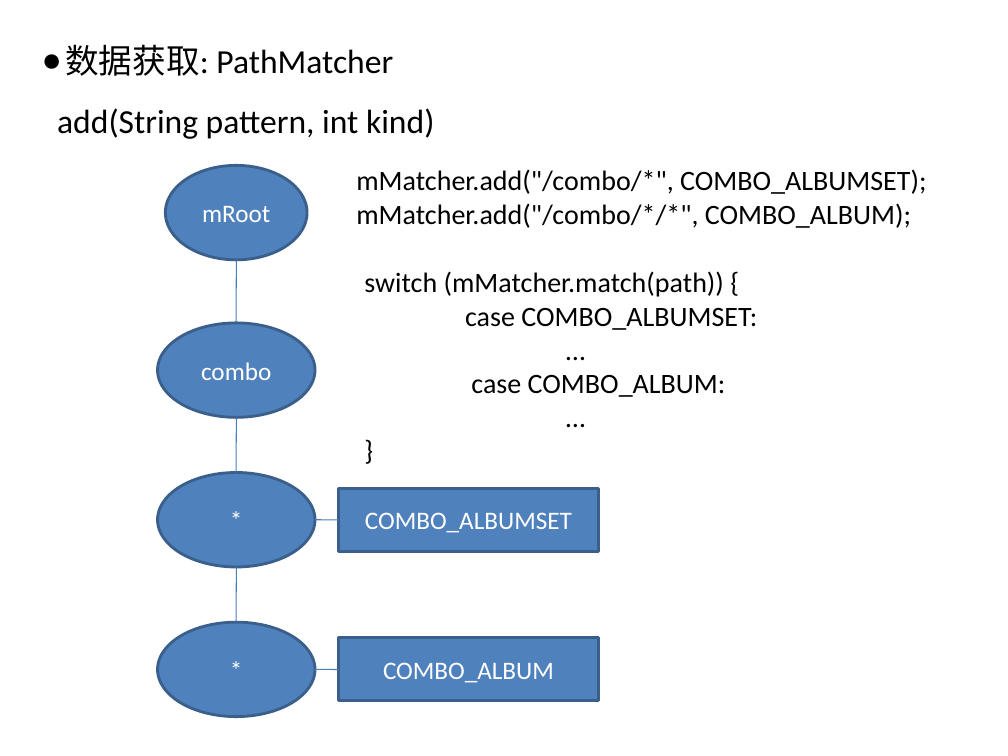
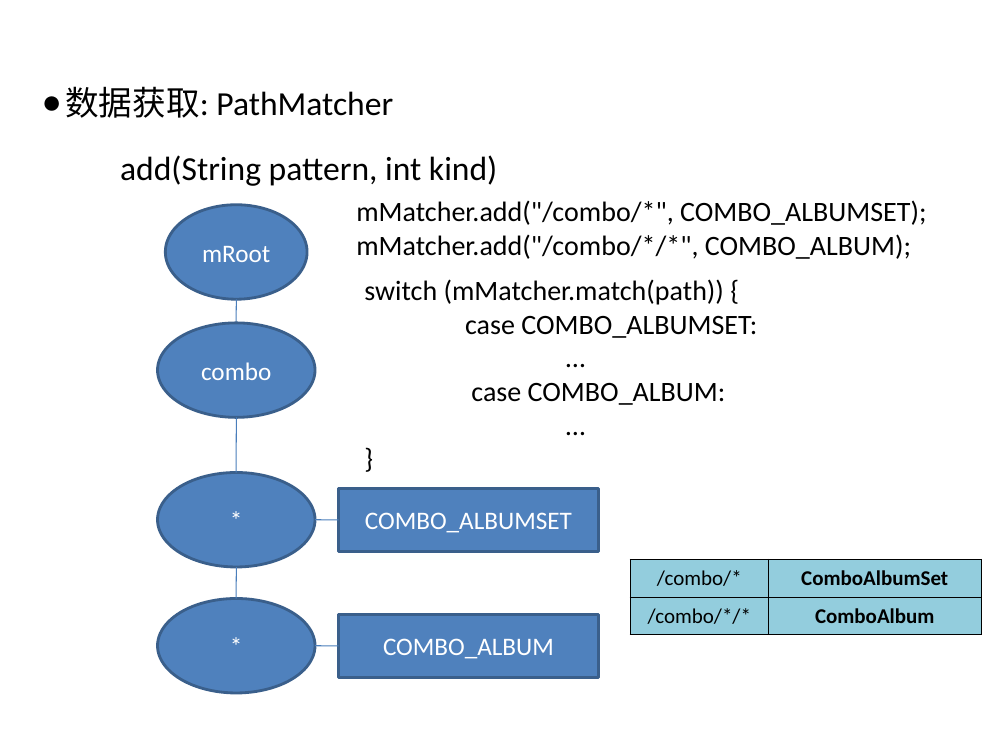
Before and after one commit to littlePunk/-, a slide deck: slide 6 of 11月25号答辩准备.pptx. Drawn at 1008x756 pixels with LibreOffice and Linux fonts; fonts in the diff are those of the drawing; background and template pictures are left out. Boxes give left, top, right and bottom in pixels: in the first picture for what was removed or moved away, otherwise in the second. Text is boxed around its words. In the diff, an @@ line names an element or a change of style, - is before the commit and + after.

Commit message:
update the ppt and uml

```diff
--- a/11月25号答辩准备.pptx
+++ b/11月25号答辩准备.pptx
@@ title "数据获取: PathMatcher": place and size @@
-title "数据获取: PathMatcher" at [65, 44, 393, 76]
+title "数据获取: PathMatcher" at [65, 86, 393, 118]
@@ text "add(String pattern, int kind)": place and size @@
-text "add(String pattern, int kind)" at [57, 108, 434, 139]
+text "add(String pattern, int kind)" at [120, 155, 497, 186]
@@ ellipse "mRoot": place and size @@
-ellipse "mRoot" at [165, 165, 307, 260]
+ellipse "mRoot" at [165, 205, 307, 299]
@@ text "mMatcher.add("/combo/*", COMBO_ALBUMSET);": place and size @@
-text "mMatcher.add("/combo/*", COMBO_ALBUMSET);" at [356, 169, 926, 228]
+text "mMatcher.add("/combo/*", COMBO_ALBUMSET);" at [356, 200, 926, 259]
@@ text "switch (mMatcher.match(path)) {": place and size @@
-text "switch (mMatcher.match(path)) {" at [364, 271, 757, 397]
+text "switch (mMatcher.match(path)) {" at [364, 279, 757, 405]
@@ line moved from (236, 260) - (236, 323) to (236, 299) - (236, 323) @@
@@ line moved from (236, 568) - (236, 622) to (236, 568) - (236, 599) @@
@@ table added at [630, 559, 981, 635], 2 rows, 2 columns @@
+/combo/* | ComboAlbumSet
+/combo/*/* | ComboAlbum
@@ 1 rectangle, 1 ellipse, 1 line: place and size @@
-1 rectangle, 1 ellipse, 1 line at [157, 622, 599, 717]
+1 rectangle, 1 ellipse, 1 line at [157, 599, 599, 694]
```
Also in this commit, not shown: 7 other slides changed, 6 slides added, 2 slides removed, 2 other files.
